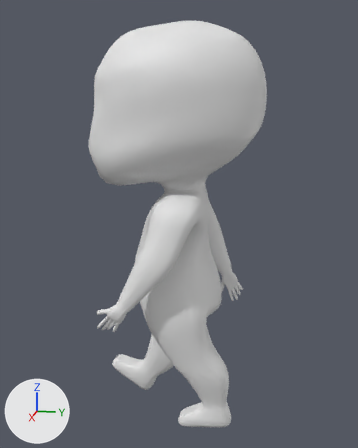
The Blender file PlayerWithoutFace/playerBody.blend, before and after one commit.
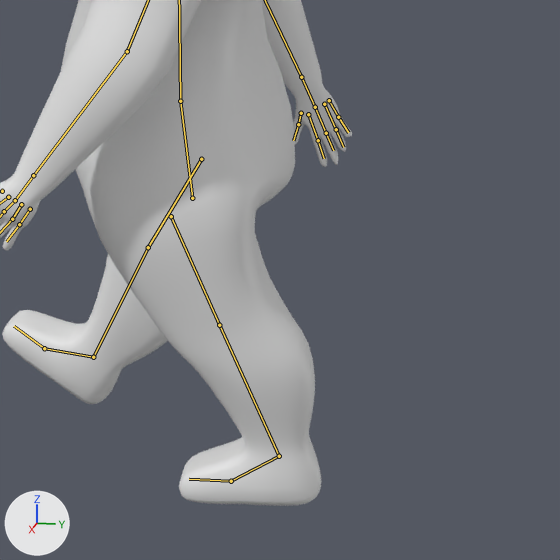
Each version appears first whole from a 50 mm camera at (1.602, 0.294, 1.097) aimed at (-0.003, -0.027, 0.696), and next in a close-up on the part from 31% to 90% of the width and 53% to 100% of the height. The lights are fixed; the arrows at lower left show +X, +Y and +Z. Both versions are drawn at frame 13 of the action 'Walk'; the numbers are the values there. The bones that bend it are drawn over the model as lines in the close-ups.

In view in the first close-up: 'Body'.
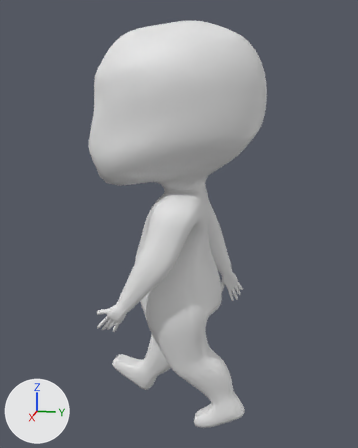
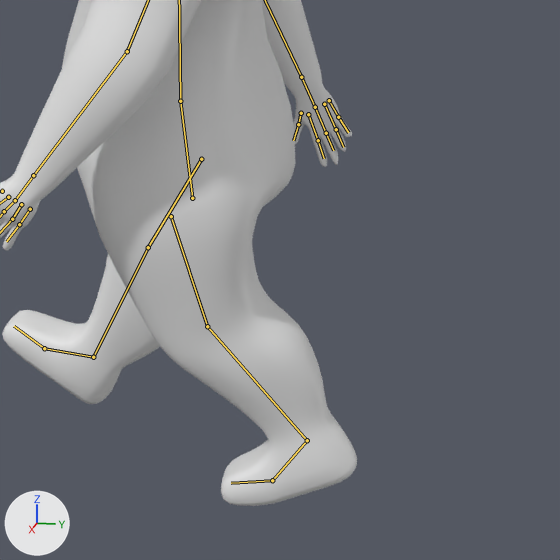
The change, as JSON lines over the scene's bpy script:
```json
{"block": "bone_foot_l", "where": "bone_foot_l = bpy.data.objects['Armature'].pose.bones['Foot.L']  # child of 'Lower Leg.L'"}
{"op": "set", "path": "bone_foot_l.rotation_quaternion", "old": "(0.999, -0.022, 0.031, 0.02)", "new": "(0.979, -0.2, 0.034, 0.014)", "note": "degrees (-2, 4, 2) -> degrees (-23, 4, 1)"}
{"block": "bone_toes_l", "where": "bone_toes_l = bpy.data.objects['Armature'].pose.bones['Toes.L']  # child of 'Foot.L'"}
{"op": "set", "path": "bone_toes_l.rotation_quaternion", "old": "(1.0, 0.0, 0.0, 0.0)", "new": "(0.993, 0.121, -0.001, 0.009)", "note": "degrees (0, 0, 0) -> degrees (14, 0, 1)"}
{"block": "bone_leg_ik_l", "where": "bone_leg_ik_l = bpy.data.objects['Armature'].pose.bones['Leg IK.L']"}
{"op": "set", "path": "bone_leg_ik_l.location", "old": "(0.0, 0.096, -0.015)", "new": "(0.0, 0.124, 0.03)"}
```

What differs and where, as boxes (x1, y1, x2, y2) in the close-ups (560 x 560 px):
```json
{"object": "Body", "change": "posed", "before": [0, 0, 352, 506], "after": [0, 0, 357, 506]}
{"bone": "Foot.L", "before": "(279, 456) to (231, 481)", "after": "(307, 440) to (272, 480)"}
{"bone": "Toes.L", "before": "(231, 481) to (189, 479)", "after": "(272, 480) to (231, 483)"}
```
